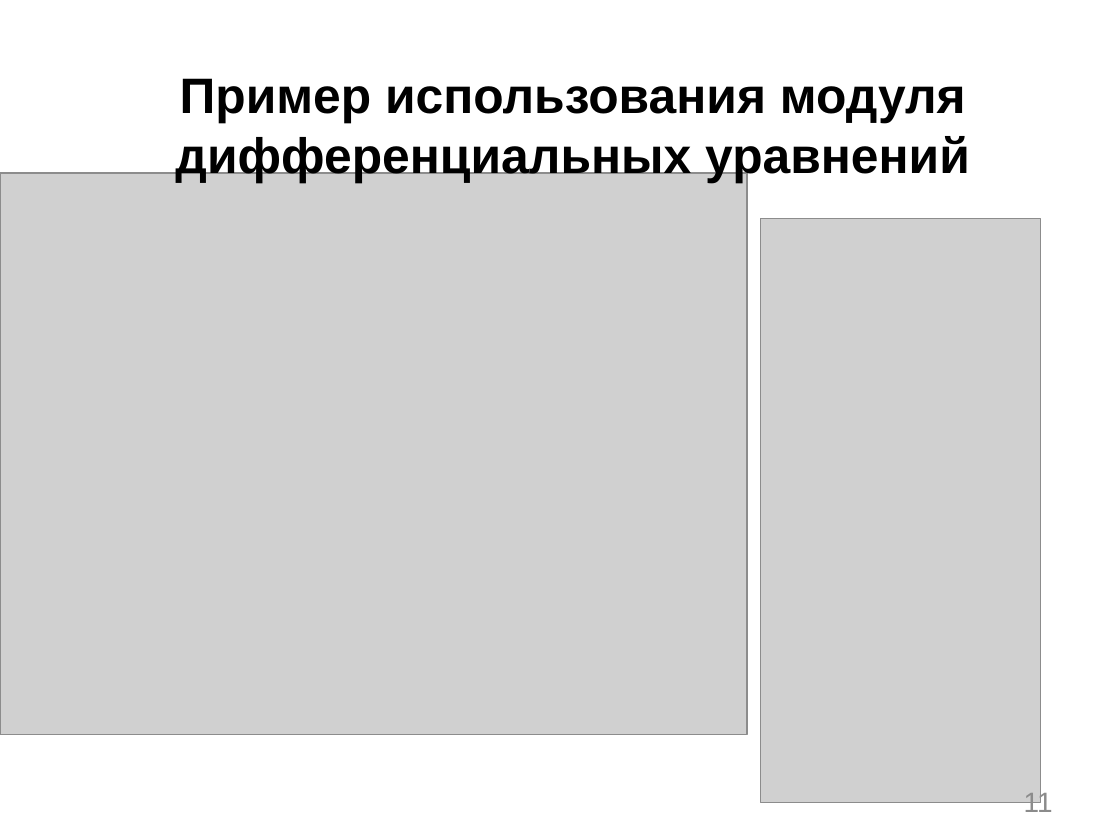
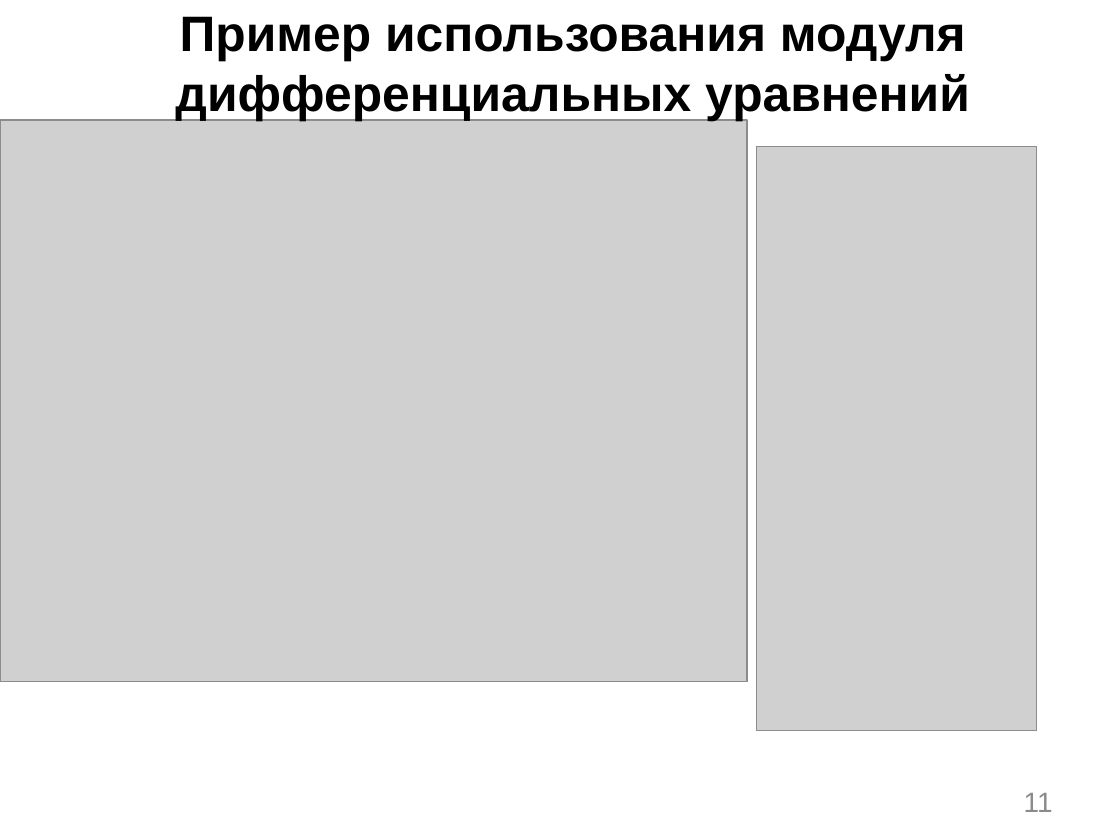
Before and after one commit to blrds/diploma, a slide deck: slide 11 of преза4.pptx. Drawn at 1120x840 pixels with LibreOffice and Linux fonts; fonts in the diff are those of the drawing; grey boxes stand for pictures. Boxes give left, top, right and bottom in pixels: in the first picture for what was removed or moved away, otherwise in the second. Text is boxed around its words. In the diff, an @@ line names an element or a change of style, - is before the commit and + after.

```diff
--- a/преза4.pptx
+++ b/преза4.pptx
@@ text "Пример использования модуля дифференциальных уравнений": place and size @@
-text "Пример использования модуля дифференциальных уравнений" at <box>175,78,970,183</box>
+text "Пример использования модуля дифференциальных уравнений" at <box>175,16,970,122</box>
@@ picture: place and size @@
-picture at <box>0,174,747,735</box>
+picture at <box>0,120,747,681</box>
@@ picture: place and size @@
-picture at <box>760,218,1040,802</box>
+picture at <box>757,147,1037,730</box>
```
Also in this commit, not shown: 3 other files.
